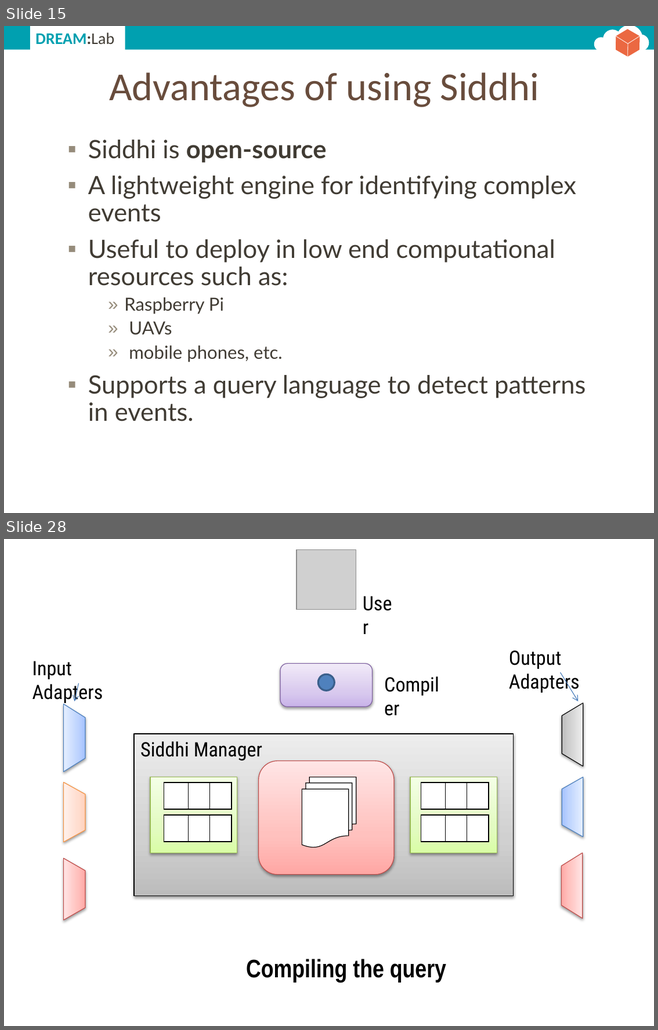
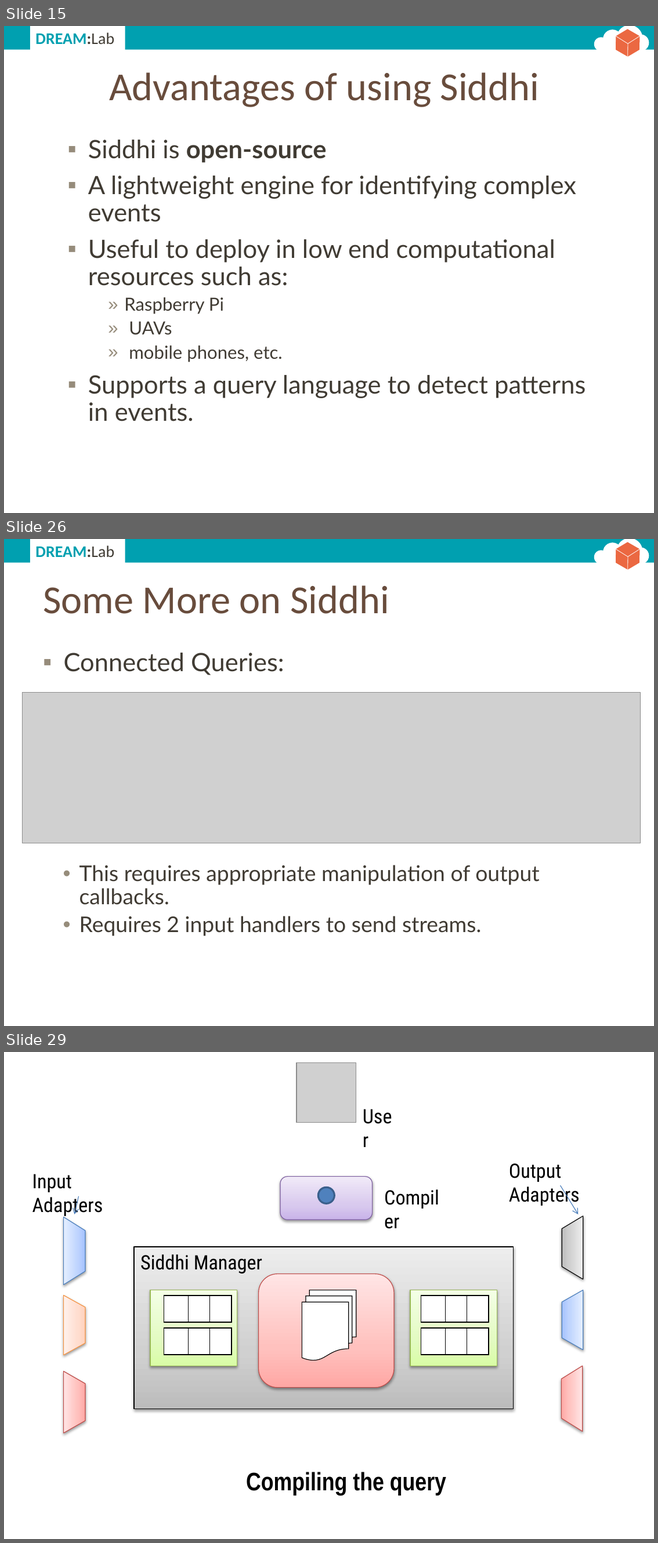
Before and after one commit to dream-lab/iot-school, a slide deck: common/slides/cep.pptx. Shown one above the other, each under a label of ours: slides 15 and 28 before the commit, slides 15, 26 and 29 after it; the slides between them are not shown. The pictures are 658x1030 and 658x1543 pixels, drawn with LibreOffice and Linux fonts; fonts in the diff are those of the drawing; grey boxes stand for pictures. Boxes give left, top, right and bottom in pixels: in the first picture for what was removed or moved away, otherwise in the second. Text is boxed around its words. In the diff, an @@ line names an element or a change of style, - is before the commit and + after.

```diff
--- a/common/slides/cep.pptx
+++ b/common/slides/cep.pptx
@@ slide 26 added at box(4, 539, 654, 1026), background #FFFFFF; not listed: 12 template elements that a slide beside it also shows @@
@@ title added at box(43, 585, 389, 614), 44 pt, text #684C3C @@
+Some More on Siddhi
@@ text added at box(64, 653, 539, 936), 24 pt, text #403B33 @@
+▪ Connected Queries:
+  • This requires appropriate manipulation of output callbacks.
+  • Requires 2 input handlers to send streams.
@@ picture added at box(22, 692, 640, 843) @@
@@ what was slide 28 is now slide 29 @@
```
Also in this commit, not shown: 23 slides changed, 5 other slides added, 1 slide removed, 1 other file.
